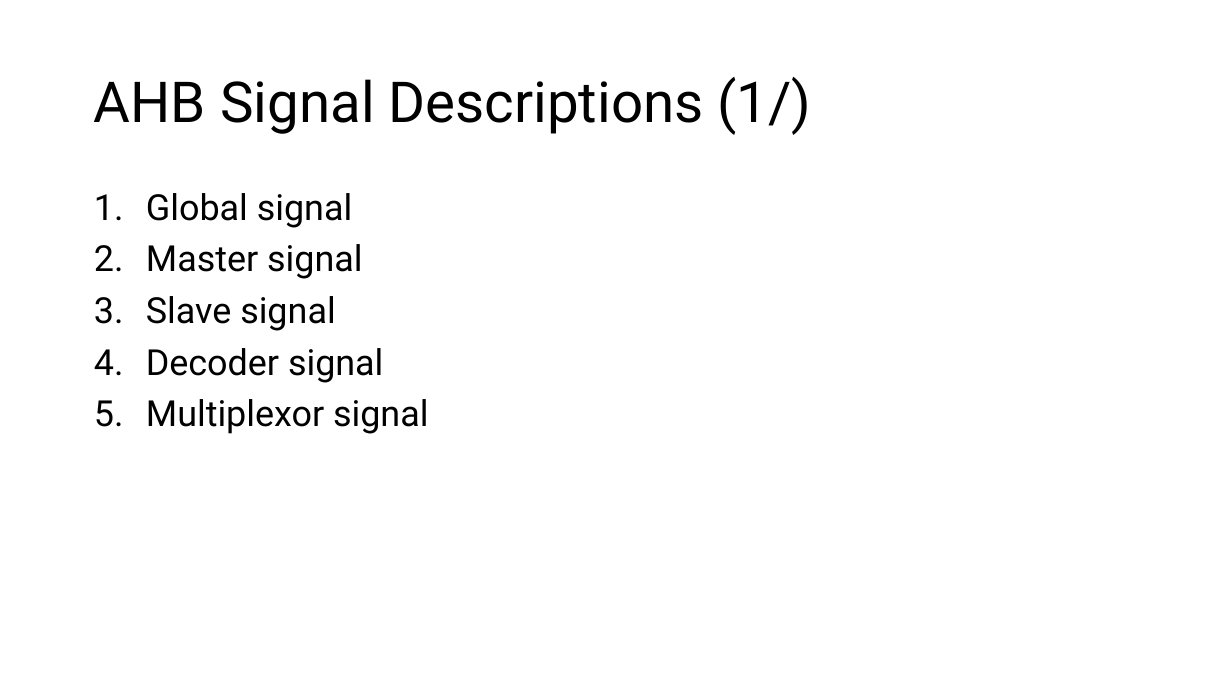
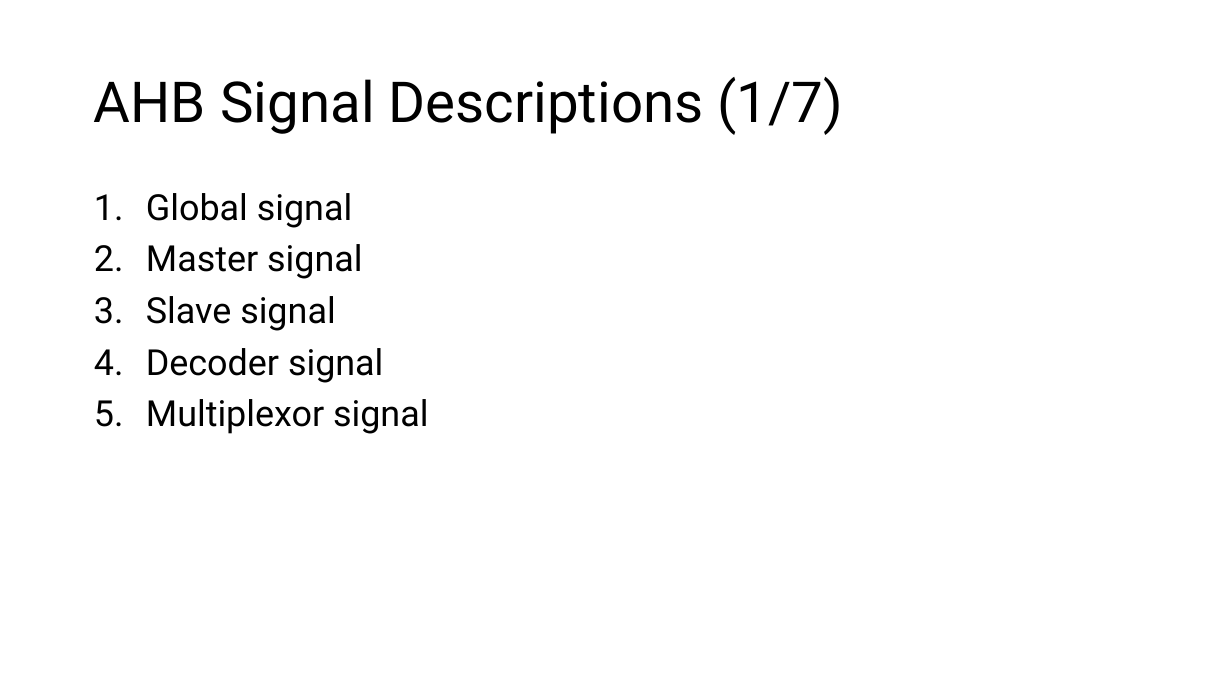
Before and after one commit to s9001055/DV_learning, a slide deck: slide 14 of AMBA/AMBA_learning.pptx. Drawn at 1232x693 pixels with LibreOffice and Linux fonts; fonts in the diff are those of the drawing. Boxes give left, top, right and bottom in pixels: in the first picture for what was removed or moved away, otherwise in the second. Text is boxed around its words. In the diff, an @@ line names an element or a change of style, - is before the commit and + after.

Commit message:
Modify: AMBA/AMBA_learning.pptx 1. Add chapter 2 AHB Signal Descriptions

```diff
--- a/AMBA/AMBA_learning.pptx
+++ b/AMBA/AMBA_learning.pptx
@@ title at box(94, 77, 844, 135): text changed @@
-AHB Signal Descriptions (1/)
+AHB Signal Descriptions (1/7)
```
Also in this commit, not shown: 4 other slides changed, 6 slides added, 1 other file.
